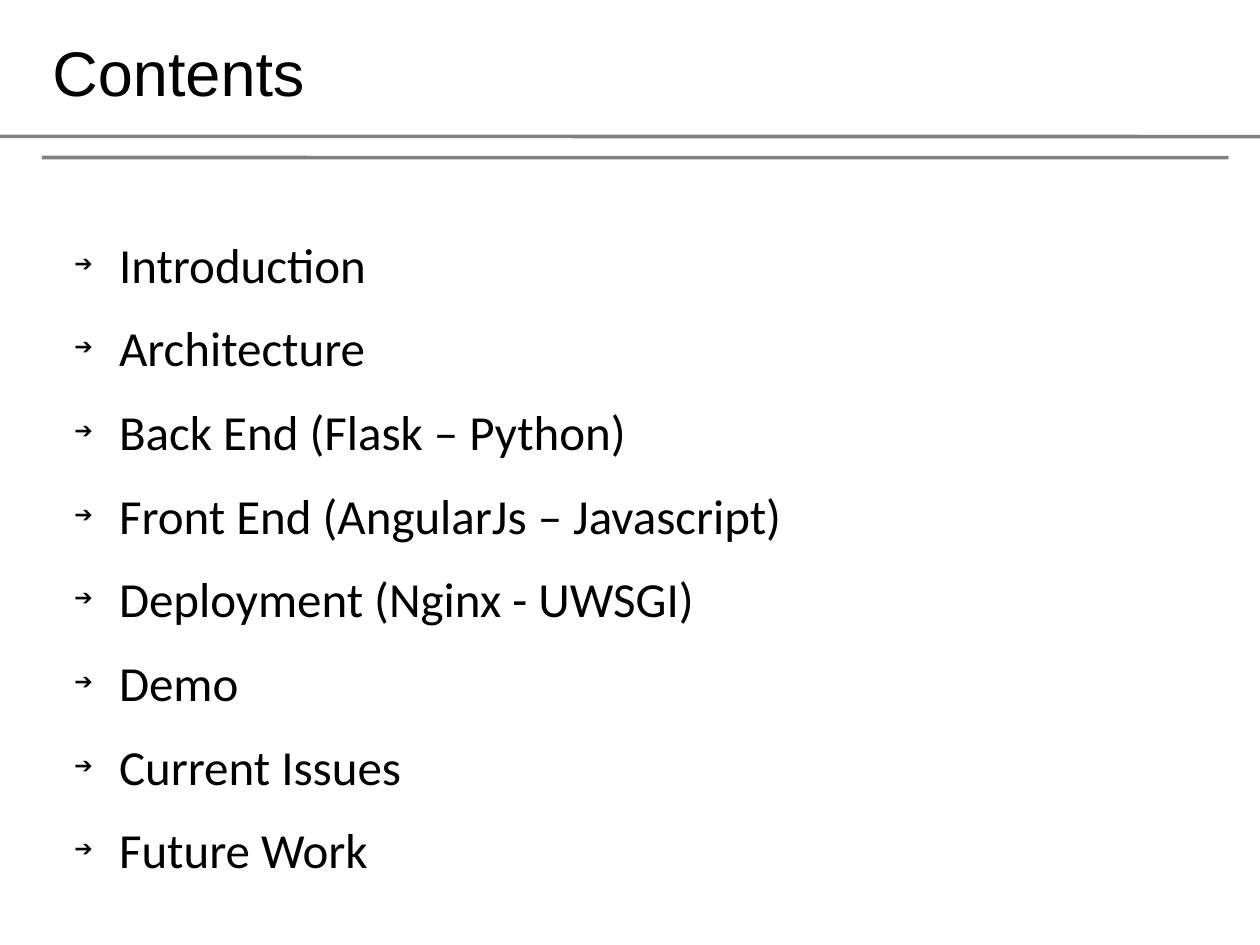
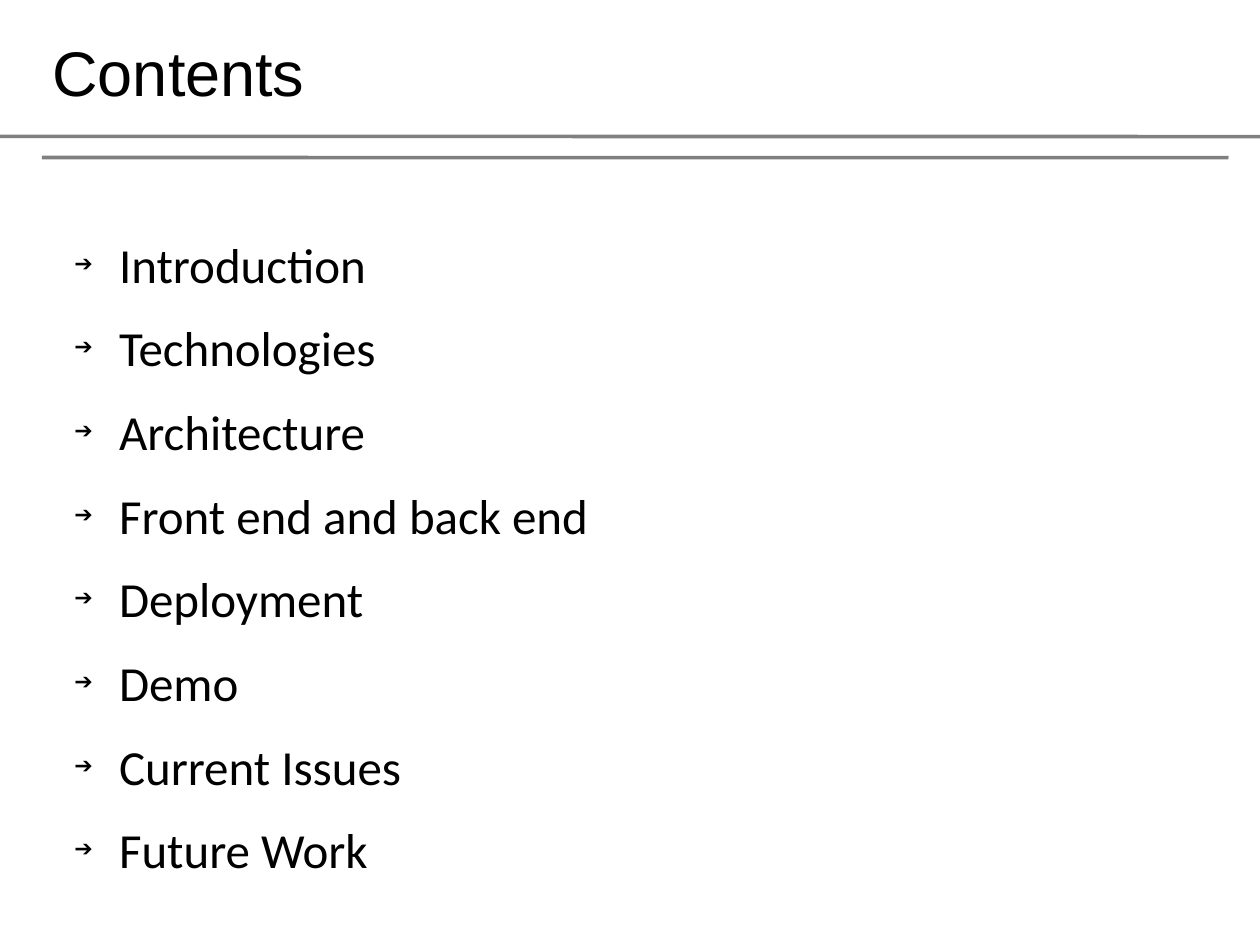
Before and after one commit to aashish-pathak/leadsnetwork, a slide deck: slide 2 of leads_in.odp. Drawn at 1260x945 pixels with LibreOffice and Linux fonts; fonts in the diff are those of the drawing; background and template pictures are left out. Boxes give left, top, right and bottom in pixels: in the first picture for what was removed or moved away, otherwise in the second. Text is boxed around its words. In the diff, an @@ line names an element or a change of style, - is before the commit and + after.

```diff
--- a/leads_in.odp
+++ b/leads_in.odp
@@ text at box(119, 332, 375, 375): paragraph added @@
+➔ Technologies
@@ text at box(119, 500, 588, 625): text changed @@
-➔ Back End (Flask – Python)
-➔ Front End (AngularJs – Javascript)
-➔ Deployment (Nginx - UWSGI)
+➔ Front end and back end
+➔ Deployment
```
Also in this commit, not shown: 2 other files.
